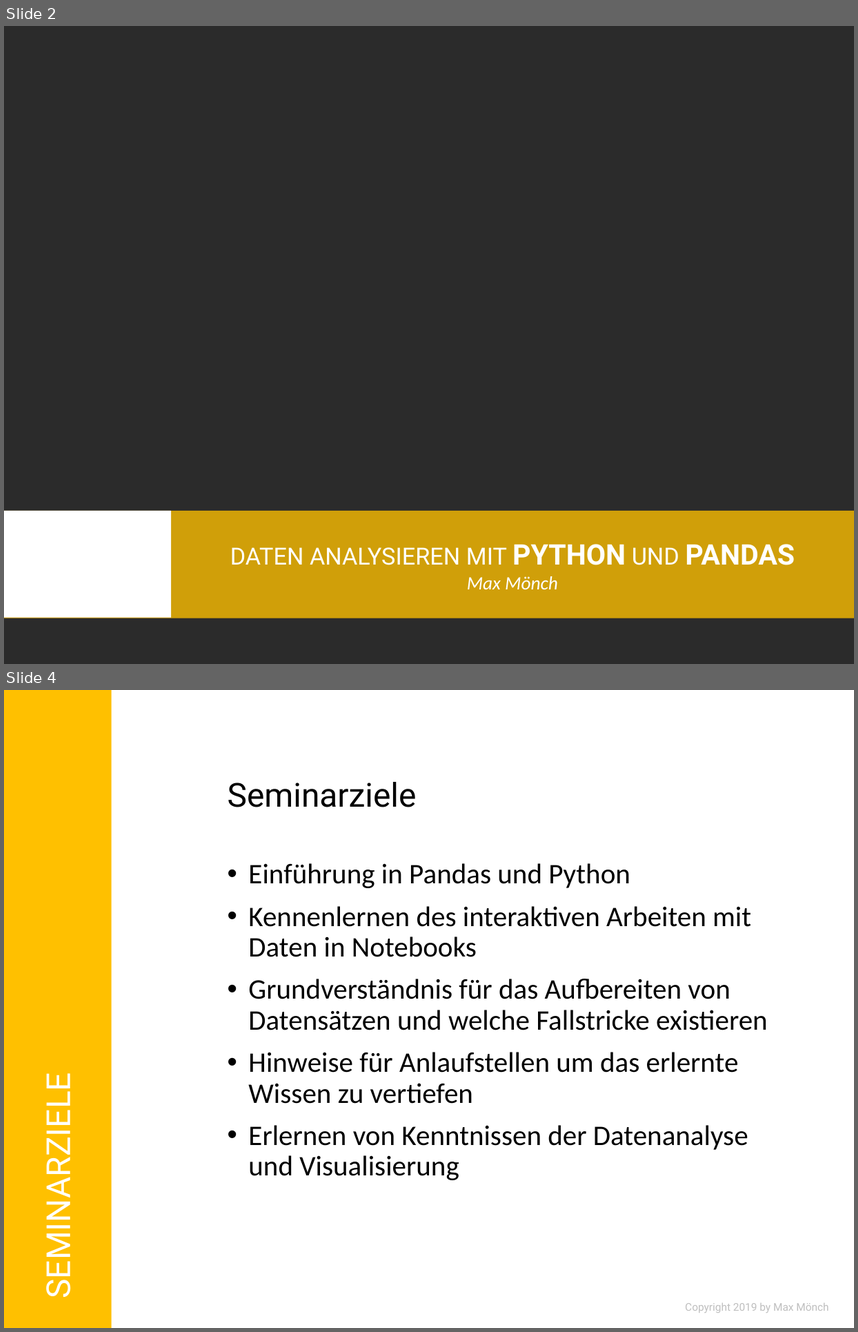
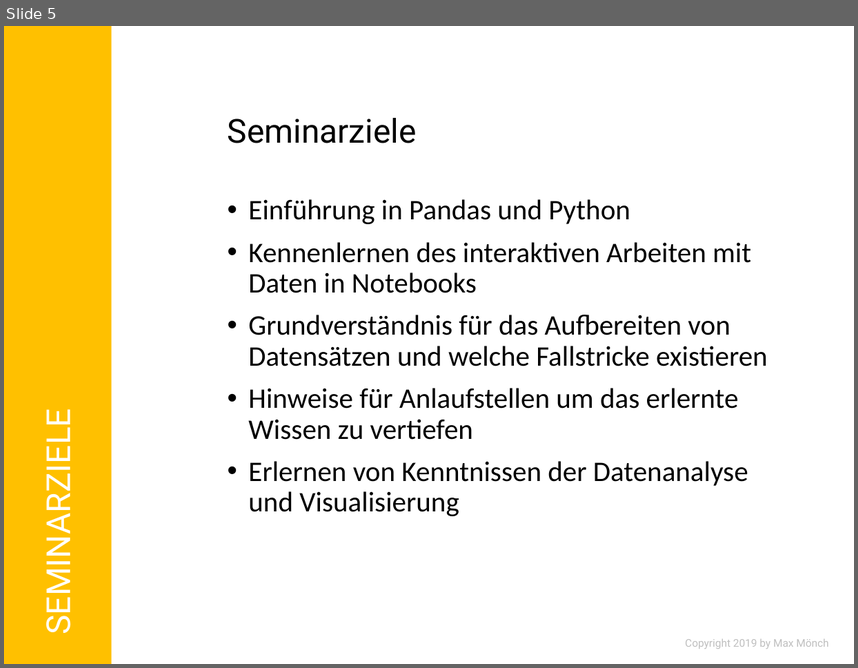
Before and after one commit to MonksterFX/pandas-basic, a slide deck: praesentation/pandas-basic.pptx. Shown one above the other, each under a label of ours: slides 2 and 4 before the commit, slide 5 after it; the slides between them are not shown. The pictures are 858x1332 and 858x668 pixels, drawn with LibreOffice and Linux fonts; fonts in the diff are those of the drawing; background and template pictures are left out; a plain dark background stands for a picture behind light text. Boxes give left, top, right and bottom in pixels: in the first picture for what was removed or moved away, otherwise in the second. Text is boxed around its words. In the diff, an @@ line names an element or a change of style, - is before the commit and + after.

```diff
--- a/praesentation/pandas-basic.pptx
+++ b/praesentation/pandas-basic.pptx
@@ slide 2 removed at [4,26,854,664], background picture (left out) @@
@@ rectangle removed at [4,510,854,617] @@
@@ rectangle removed at [4,510,172,617] @@
@@ text removed at [230,544,795,565] @@
-DATEN ANALYSIEREN MIT PYTHON UND PANDAS
@@ text removed at [467,576,558,589] @@
-Max Mönch
@@ what was slide 4 is now slide 5 @@
```
Also in this commit, not shown: 4 slides changed, 2 slides added, 15 other files.
